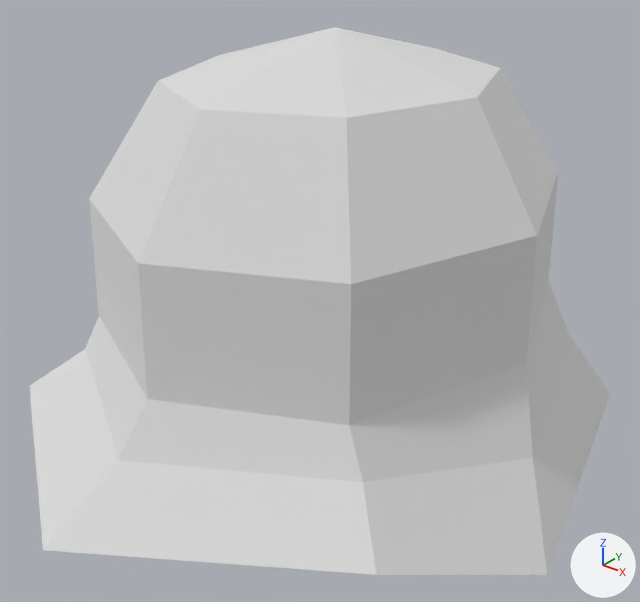
The glTF model models/ultimate-pack/low-poly-10/m/ww2-helmet-ge.glb, before and after one commit.
Rendered twice from a 50 mm lens placed at (0.291, -0.355, 0.296), pointed at (0.022, -0.018, 0.087). The lights are fixed; the arrows at lower right show +X, +Y and +Z. The picture after the commit comes second. Where no turn or scale is listed for an object, it has been applied to the vertices.

The first picture shows 'helmet-ge'.
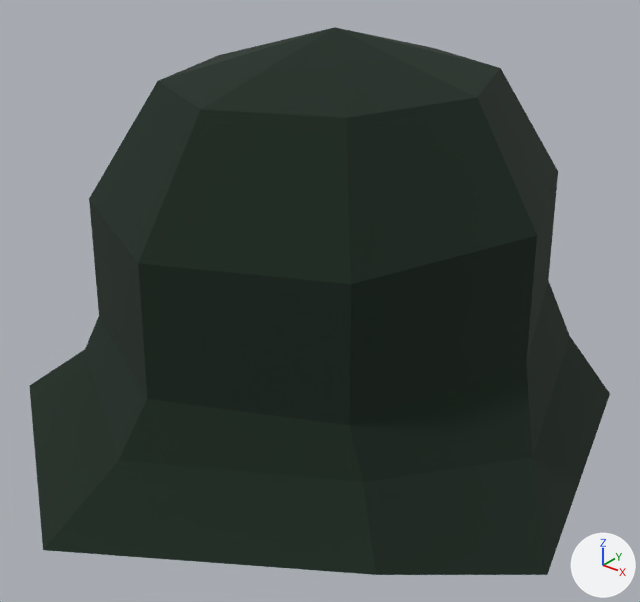
The change, as JSON lines over the scene's bpy script:
```json
{"op": "set", "path": "mat_33_green_darkest.base_color", "old": "(0.8, 0.8, 0.8)", "new": "(0.00605, 0.0185, 0.00972)", "note": "white #e7e7e7 -> black #122519"}
```

Where the change shows, as pixel boxes [x1, y1, x2, y2] in the pictures (640 x 602 px):
```json
{"object": "helmet-ge", "change": "recoloured", "before": [29, 27, 610, 575], "after": [29, 27, 610, 575], "on screen": "white to black"}
```
